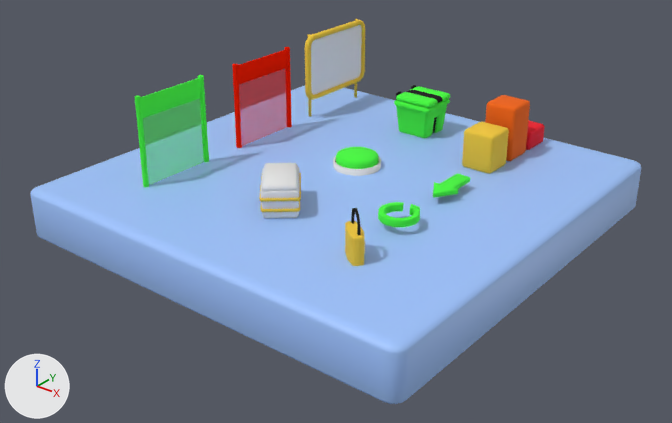
An edit to the Blender file Assets/Material/low-poly-mobile-game-level-items/source/HyperLevelItemsSketchfab.blend, drawn before and after from the same camera.
The view is the same before and after, from a 50 mm camera at (19.7, -25.5, 14.9) aimed at (0.3, -1.2, -0.1). The axes (+X, +Y, +Z) are drawn at lower left. The lights are the same throughout.

Script lines for the objects in view, before the commit:
```python
ob_button_base = bpy.data.objects.new('button-base', me_circle_005)
ob_button_base.location = (-0.11, 0.55, 1.17)
ob_chest_base = bpy.data.objects.new('chest-base', me_cube)
ob_chest_base.location = (0.0, -3.9, 0.99)
ob_chest_base.rotation_euler = (0.0, 0.0, 3.851)  # degrees (0, 0, 221)
ob_green_door_edge = bpy.data.objects.new('green-door-edge', me_door_edge)
ob_green_door_edge.location = (-4.94, -2.68, 0.72)
ob_platform01 = bpy.data.objects.new('Platform01', me_plane_010)
ob_platform01.location = (3.61, 5.19, 0.96)
ob_platform02 = bpy.data.objects.new('Platform02', me_plane_005)
ob_platform02.location = (3.61, 3.64, 0.96)
ob_platform03 = bpy.data.objects.new('Platform03', me_plane_003)
ob_platform03.location = (3.61, 6.66, 0.96)
ob_platformbg = bpy.data.objects.new('PlatformBG', me_roundcube)
ob_platformbg.location = (0.0, -0.3, 0.0)
ob_rotationmark = bpy.data.objects.new('RotationMark', me_circle_004)
ob_rotationmark.location = (4.07, -2.64, 1.31)
ob_sign = bpy.data.objects.new('Sign', me_plane_013)
ob_sign.location = (-5.03, 5.28, -0.06)
ob_sign.rotation_euler = (0.0, 0.0, -1.571)  # degrees (0, 0, -90)
# also in view: 'green-door-mid' at (-4.9, -4.2, 2.2); 'green-door-mid.001' at (-4.9, 0.6, 2.2); 'green-door-sign' at (-4.9, -4.2, 4.0); 'lock' at (4.2, -5.2, 1.5); 'BinCap' at (-0.3, 5.2, 2.5)
```
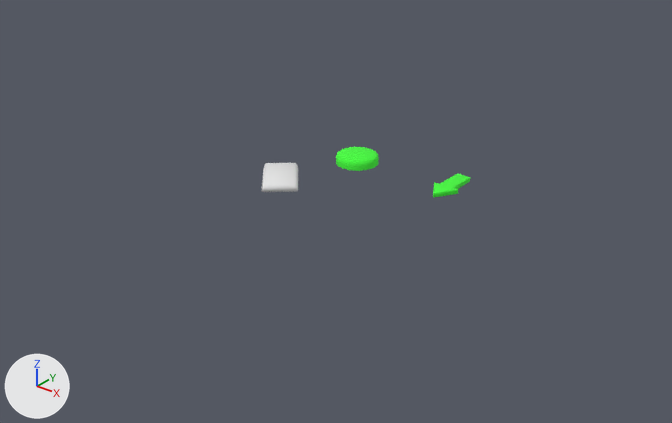
Pixel boxes (x1, y1, x2, y2) of what changed, in the pictures (672 x 423 px):
```json
{"object": "PlatformBG", "change": "hidden", "before": [30, 85, 642, 404], "on screen": "blue"}
{"object": "Sign", "change": "hidden", "before": [305, 19, 365, 116]}
{"object": "green-door-mid", "change": "hidden", "before": [143, 99, 204, 185], "on screen": "green"}
{"object": "green-door-mid.001", "change": "hidden", "before": [239, 68, 287, 146]}
{"object": "Platform02", "change": "hidden", "before": [462, 122, 509, 174], "on screen": "yellow"}
{"object": "Platform01", "change": "hidden", "before": [485, 95, 530, 161], "on screen": "orange"}
{"object": "Bin", "change": "hidden", "before": [394, 85, 450, 138], "on screen": "green"}
{"object": "green-door-sign", "change": "hidden", "before": [141, 78, 201, 118], "on screen": "green"}
{"object": "chest-base", "change": "hidden", "before": [259, 167, 301, 218]}
{"object": "green-door-edge", "change": "hidden", "before": [135, 75, 209, 187], "on screen": "green"}
{"object": "green-door-sign.001", "change": "hidden", "before": [238, 50, 287, 85], "on screen": "red"}
{"object": "green-door-edge.001", "change": "hidden", "before": [232, 47, 292, 148], "on screen": "red"}
{"object": "lock", "change": "hidden", "before": [345, 221, 365, 266], "on screen": "yellow"}
{"object": "BinCap", "change": "hidden", "before": [396, 86, 450, 108], "on screen": "green"}
{"object": "RotationMark", "change": "hidden", "before": [378, 202, 420, 227], "on screen": "green"}
{"object": "Platform03", "change": "hidden", "before": [526, 121, 545, 150]}
{"object": "button-base", "change": "hidden", "before": [333, 156, 381, 176]}
{"object": "lock.001", "change": "hidden", "before": [351, 208, 361, 236]}
```

Edits to the scene script, one JSON object a line:
```json
{"op": "add", "block": "ob_platformbg", "code": "ob_platformbg.hide_set(True)"}
{"op": "add", "block": "ob_sign", "code": "ob_sign.hide_set(True)"}
{"op": "add", "block": "ob_rotationmark", "code": "ob_rotationmark.hide_set(True)"}
{"op": "add", "block": "ob_platform03", "code": "ob_platform03.hide_set(True)"}
{"op": "add", "block": "ob_platform02", "code": "ob_platform02.hide_set(True)"}
{"op": "add", "block": "ob_platform01", "code": "ob_platform01.hide_set(True)"}
{"op": "add", "block": "ob_button_base", "code": "ob_button_base.hide_set(True)"}
{"op": "add", "block": "ob_chest_base", "code": "ob_chest_base.hide_set(True)"}
{"op": "add", "block": "ob_green_door_sign", "code": "ob_green_door_sign.hide_set(True)"}
{"op": "add", "block": "ob_green_door_edge", "code": "ob_green_door_edge.hide_set(True)"}
{"op": "add", "block": "ob_green_door_mid", "code": "ob_green_door_mid.hide_set(True)"}
{"op": "add", "block": "ob_lock", "code": "ob_lock.hide_set(True)"}
{"op": "add", "block": "ob_green_door_sign_001", "code": "ob_green_door_sign_001.hide_set(True)"}
{"op": "add", "block": "ob_green_door_edge_001", "code": "ob_green_door_edge_001.hide_set(True)"}
{"op": "add", "block": "ob_green_door_mid_001", "code": "ob_green_door_mid_001.hide_set(True)"}
{"op": "add", "block": "ob_lock_001", "code": "ob_lock_001.hide_set(True)"}
{"op": "add", "block": "ob_bin", "code": "ob_bin.hide_set(True)"}
{"op": "add", "block": "ob_bincap", "code": "ob_bincap.hide_set(True)"}
```
